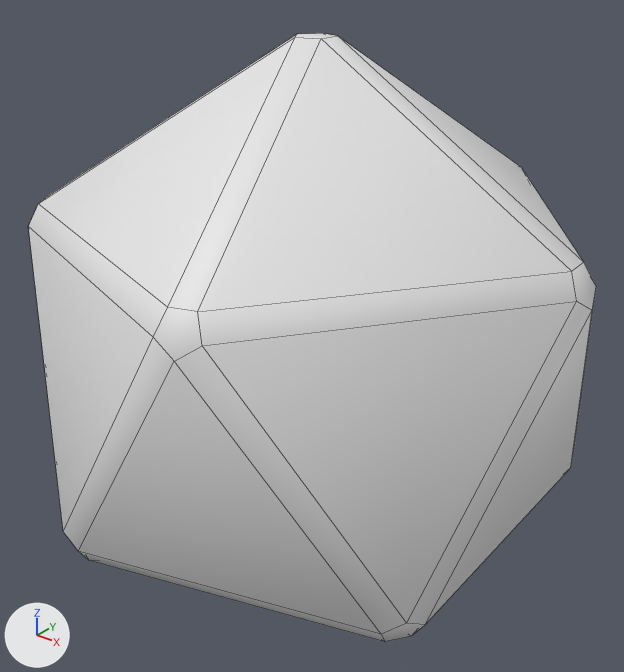
The Blender file GMTK_GameJam_2022/RawModels/Dice.blend as it was, and as the next commit left it.
One viewpoint serves both versions: a 50 mm lens placed at (0.782, -0.983, 0.624), pointed at (-0.007, 0.002, 0.013). The lights are fixed; the arrows at lower left show +X, +Y and +Z. Mesh edges are drawn as thin lines. The same objects are shown in both versions, whatever each file hides.

The first picture shows 'D20'.
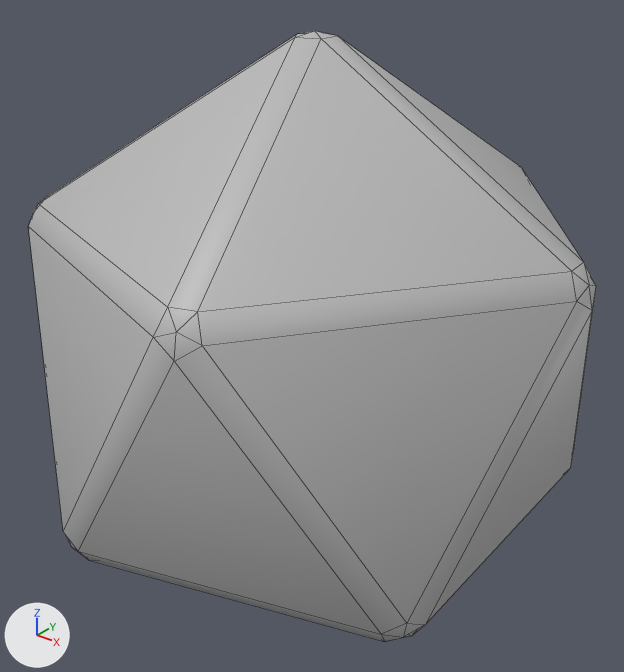
Edits to the bpy script that builds the scene:
```text
Add mat_material_001:
    mat_material_001 = principled_material('Material.001')
    mat_material_001.base_color = (0.5, 0.5, 0.5)  # grey #bcbcbc
Change me_d20:
    used by ob_d20; location = (0.0, 0.0, 0.0)
    remove me_d20.from_pydata(...)  # 60 vertices, 62 faces; spans x -0.44..0.44, y -0.418..0.418, z -0.476..0.476
    add me_d20.from_pydata(...)  # 72 vertices, 110 faces; spans x -0.44..0.44, y -0.418..0.418, z -0.482..0.482
    me_d20 part 1
    12 faces are deleted
    12 vertices are added at x -0.432..0.432, y -0.41..0.41, z -0.482..0.482
    60 new faces join them
    me_d20 part 2: 50 faces spanning x -0.44..0.44, y -0.418..0.418, z -0.476..0.476 switch from no material to mat_material_001 (grey #bcbcbc)
```

Changed parts and their boxes (x1, y1, x2, y2) in the pictures (624 x 672 px):
'D20', reshaped
    before: (28, 33, 596, 642)
    after: (28, 31, 596, 642)
part 1 of me_d20, built on
    before: (154, 33, 596, 642)
    after: (29, 31, 596, 642)
part 2 of me_d20, recoloured (white to grey)
    both: (28, 35, 596, 641)
